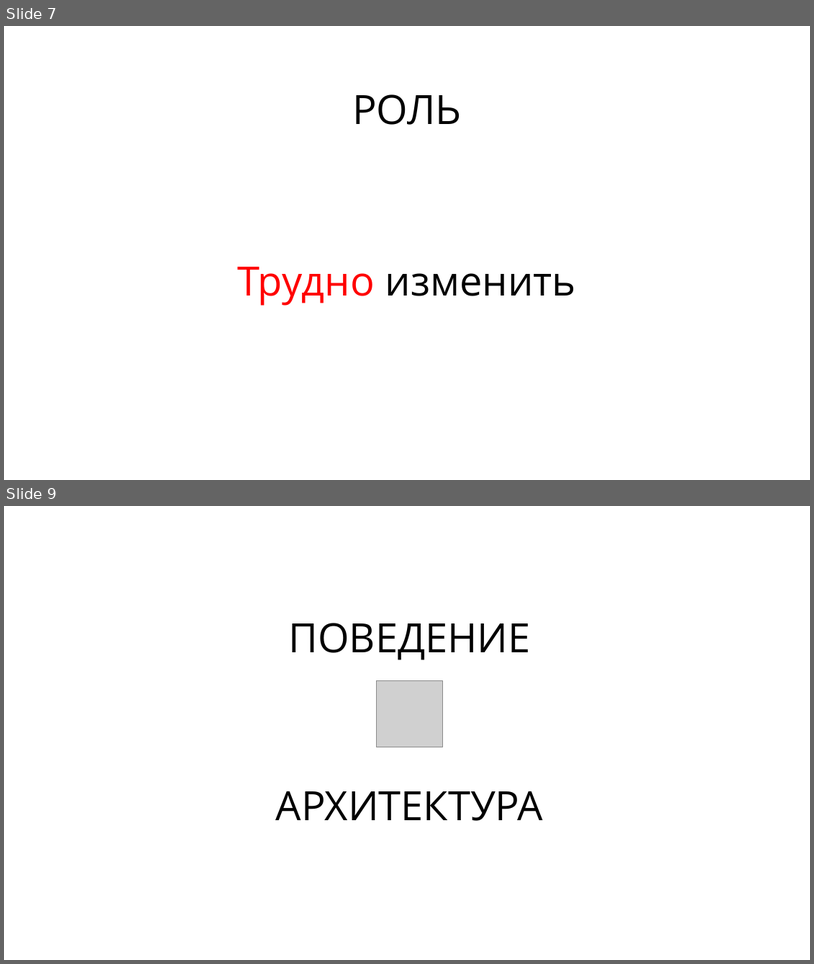
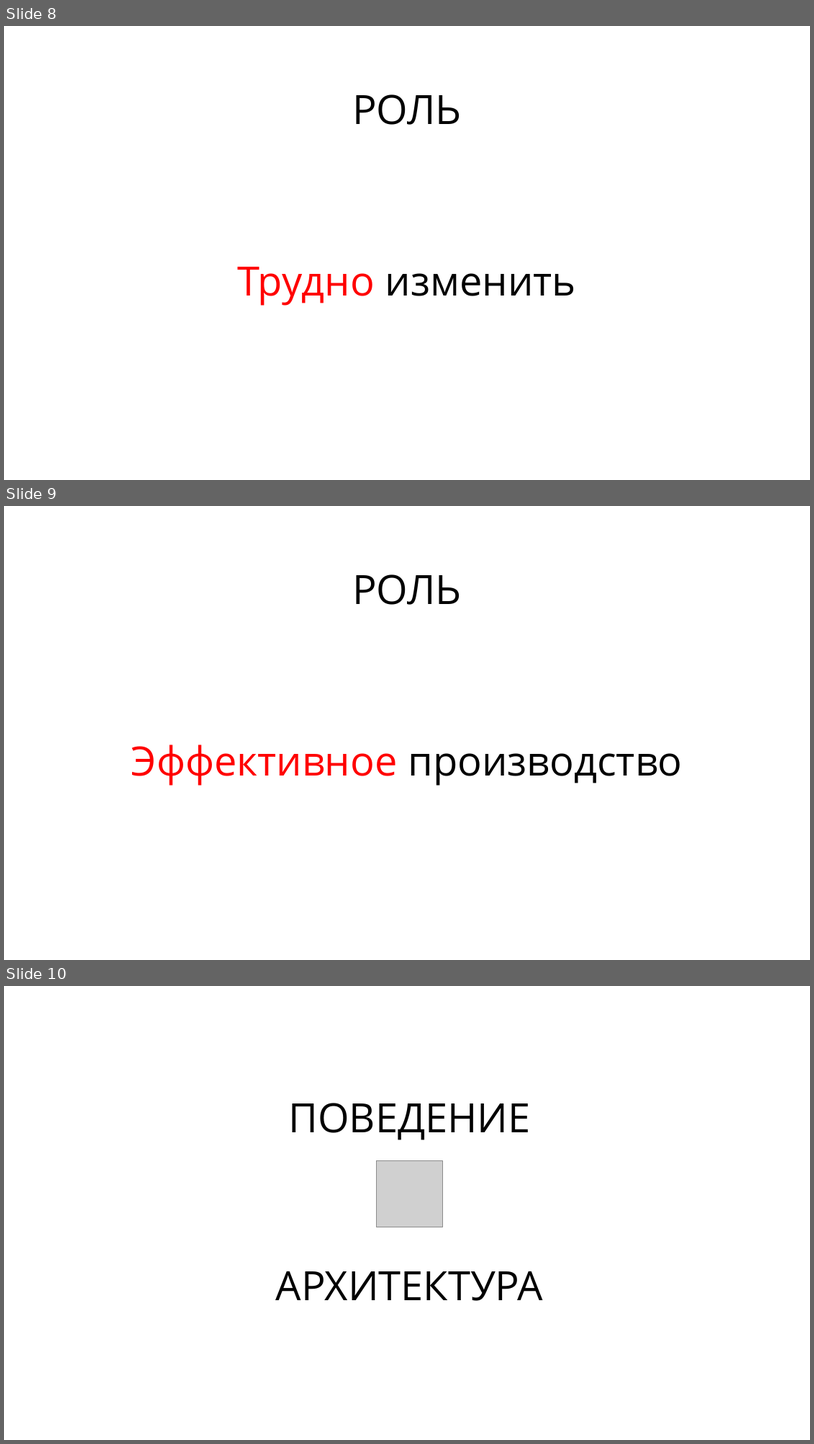
Before and after one commit to rkhaimov/brain-gym, a slide deck: Презентация.pptx. Shown one above the other, each under a label of ours: slides 7 and 9 before the commit, slides 8, 9 and 10 after it; the slides between them are not shown. The pictures are 814x964 and 814x1444 pixels, drawn with LibreOffice and Linux fonts; fonts in the diff are those of the drawing; grey boxes stand for pictures. Boxes give left, top, right and bottom in pixels: in the first picture for what was removed or moved away, otherwise in the second. Text is boxed around its words. In the diff, an @@ line names an element or a change of style, - is before the commit and + after.

```diff
--- a/Презентация.pptx
+++ b/Презентация.pptx
@@ slide 9 added at (4,506,810,960), background #FFFFFF @@
@@ text added at (352,574,462,605), 48 pt, text #000000 @@
+РОЛЬ
@@ text added at (131,744,682,785), 48 pt, text #000000 @@
+Эффективное производство
@@ what was slide 7 is now slide 8 @@
@@ what was slide 9 is now slide 10 @@
```
Also in this commit, not shown: 2 other slides added, 2 slides removed.
